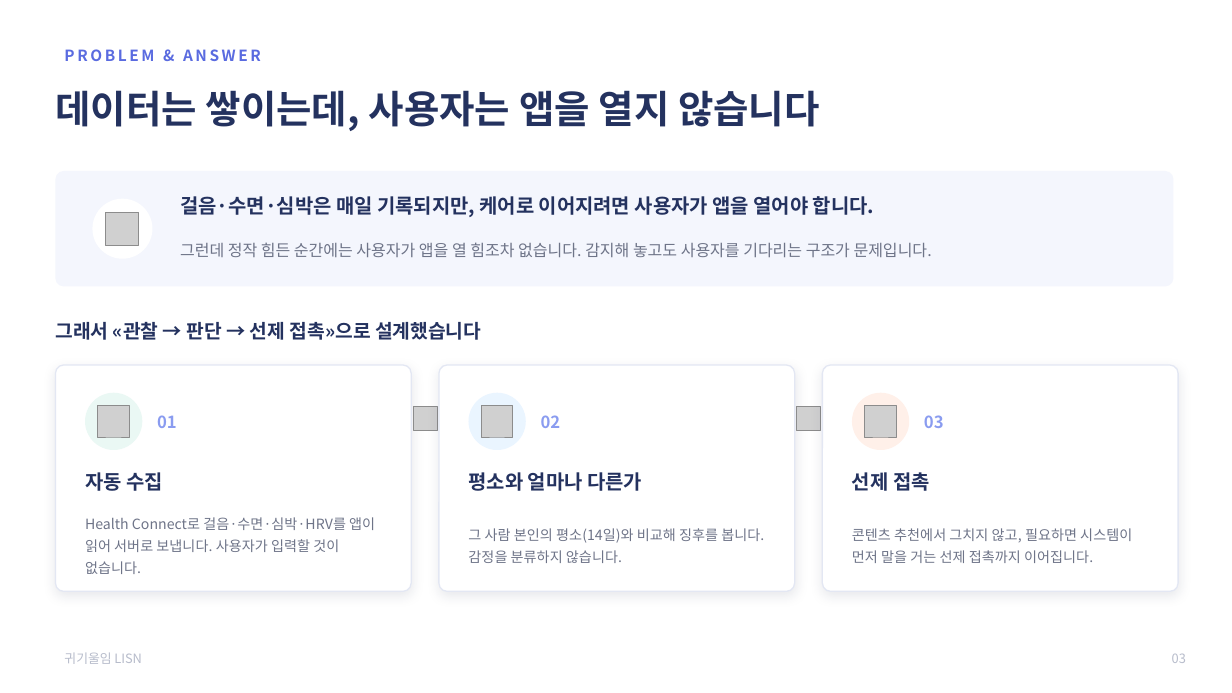
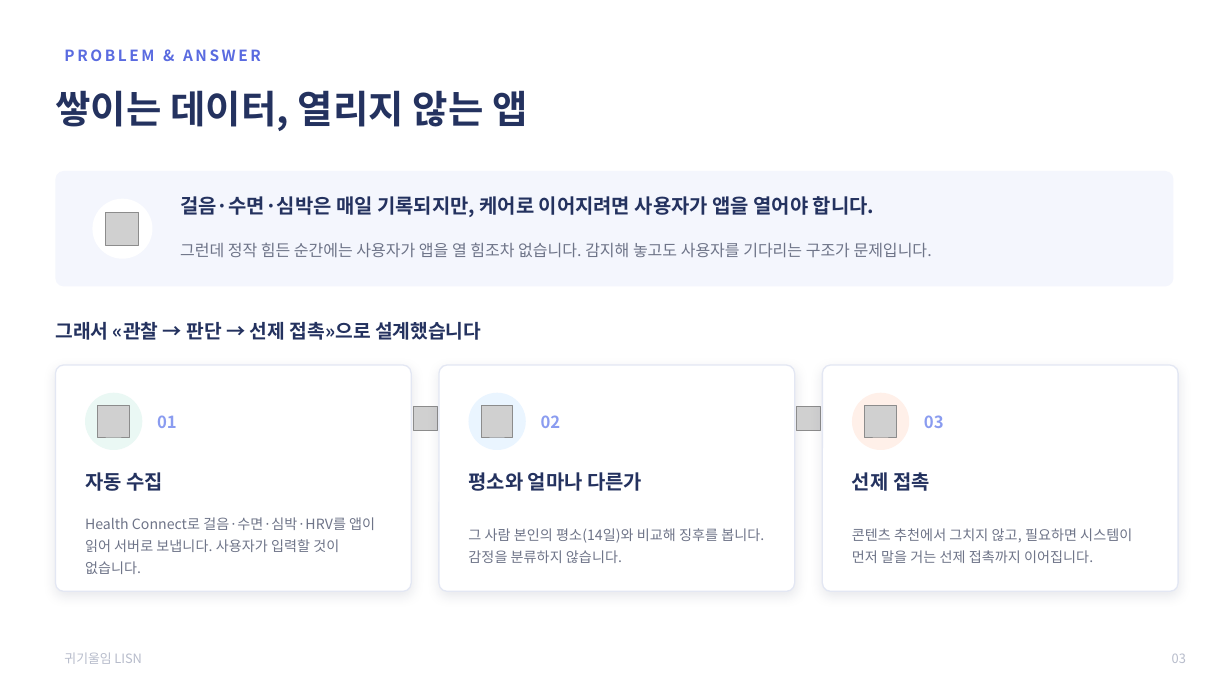
Before and after one commit to 2026-SMHRD-KDT-HealthCare-5/lisn, a slide deck: slide 4 of documents/최종발표자료_귀기울임.pptx. Drawn at 1232x693 pixels with LibreOffice and Linux fonts; fonts in the diff are those of the drawing; grey boxes stand for pictures. Boxes give left, top, right and bottom in pixels: in the first picture for what was removed or moved away, otherwise in the second. Text is boxed around its words. In the diff, an @@ line names an element or a change of style, - is before the commit and + after.

Commit message:
fix(발표): 제목 어미를 전부 「~습니다」로 통일하던 걸 섞었습니다
11개 제목 중 7개가 「~습니다/~입니다」로 끝나 단조롭다는 지적을 받았습니다.
명사구·의문형을 섞었습니다.

  s4  데이터는 쌓이는데, 사용자는 앱을 열지 않습니다
      -> 쌓이는 데이터, 열리지 않는 앱                    (명사구, 대구)
  s9  감정 분류 모델은 검증하고 접었습니다
      -> 왜 감정 분류 대신 이탈 탐지인가                   (의문형)
  s10 위기 탐지는 2단계입니다
      -> 위기 탐지 2단계 구조                             (명사구)
  s13 관리자는 위험한 사람부터 봅니다
      -> 위험한 사람부터 보이는 관제 화면                  (명사구)
  s14 "전부 암호화"가 아니라 위험도 기반입니다
      -> "전부 암호화" 대신 위험도 기반                    (명사구)

s9 는 겸사겸사 뜻도 분명하게 했습니다. "접었습니다"가 무슨 말인지
모르겠다는 지적을 받았는데, 결론(이탈 탐지로 갔다는 것)을 제목에 바로
얹어 s7 "왜 서버를 둘로 나눴나"와 같은 의문형 패턴으로 묶었습니다 —
같은 "AI 설계" 절의 두 슬라이드가 한 톤을 씁니다.

남긴 것 — s5·s11·s15 는 그대로 「~습니다」입니다. 확신에 찬 주장을
하는 자리(차별점 소개·성과 요약·정직한 현황)라 선언형이 자연스럽고,
전부 다르게 만드는 게 아니라 다양성을 만드는 게 목적이라 판단했습니다.

check_docs.py --with-tests · check_numbers.py 전부 통과.

```diff
--- a/documents/최종발표자료_귀기울임.pptx
+++ b/documents/최종발표자료_귀기울임.pptx
@@ text at bbox=[55, 90, 527, 131]: text changed @@
-데이터는 쌓이는데, 사용자는 앱을 열지 않습니다
+쌓이는 데이터, 열리지 않는 앱
```
Also in this commit, not shown: 4 other slides changed, 2 other files.
